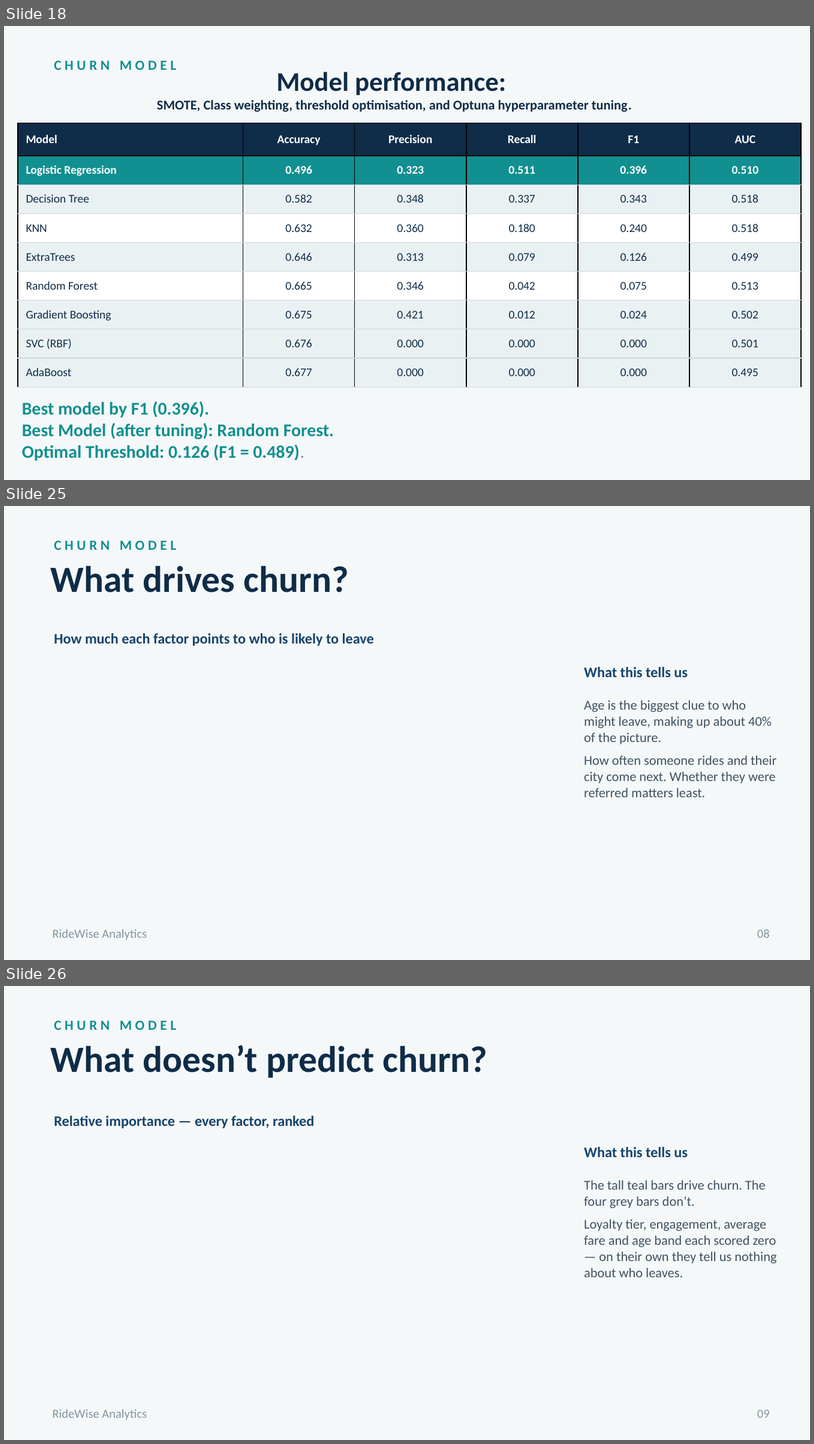
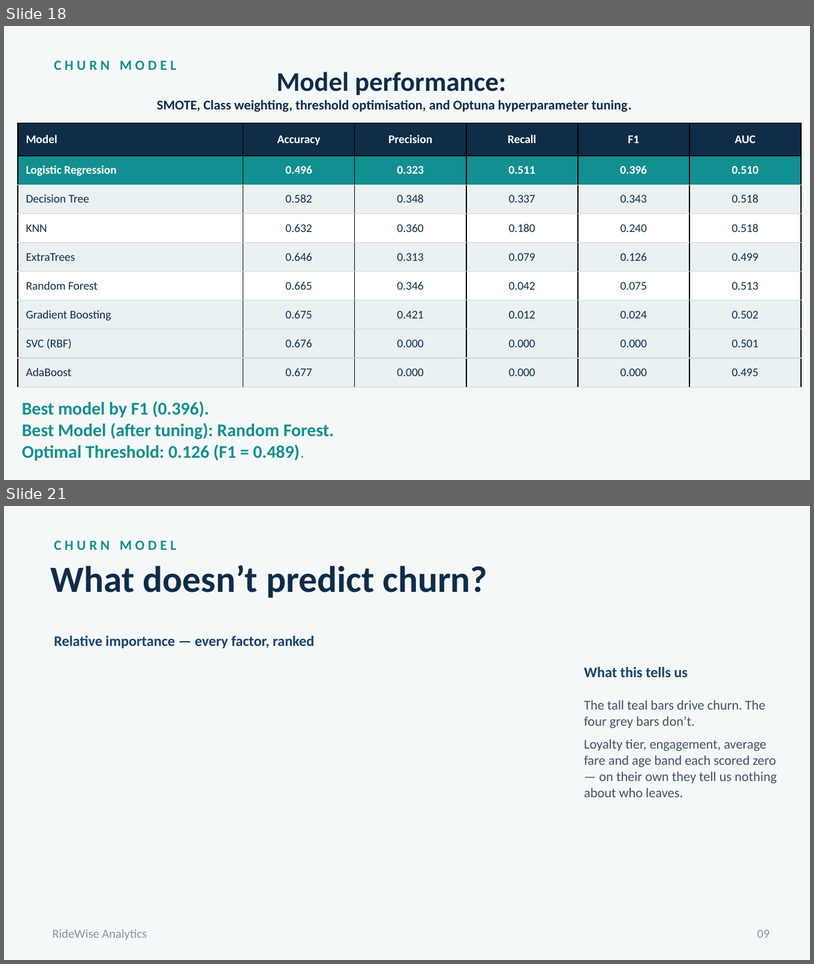
Before and after one commit to Queentutsi/RideWise-Project, a slide deck: Data/RideWise Churn Probabbility.pptx. Shown one above the other, each under a label of ours: slides 18, 25 and 26 before the commit, slides 18 and 21 after it; the slides between them are not shown. The pictures are 814x1444 and 814x964 pixels, drawn with LibreOffice and Linux fonts; fonts in the diff are those of the drawing; background and template pictures are left out. Boxes give left, top, right and bottom in pixels: in the first picture for what was removed or moved away, otherwise in the second. Text is boxed around its words. In the diff, an @@ line names an element or a change of style, - is before the commit and + after.

Commit message:
feature engineering and model training

```diff
--- a/Data/RideWise Churn Probabbility.pptx
+++ b/Data/RideWise Churn Probabbility.pptx
@@ slide 25 removed at bbox=[4, 506, 810, 960], background #F5F8F9 @@
@@ text removed at bbox=[54, 540, 176, 550] @@
-CHURN MODEL
@@ title removed at bbox=[51, 565, 348, 592] @@
-What drives churn?
@@ text removed at bbox=[54, 633, 374, 646] @@
-How much each factor points to who is likely to leave
@@ text removed at bbox=[584, 667, 688, 677] @@
-What this tells us
@@ text removed at bbox=[584, 700, 777, 797] @@
-Age is the biggest clue to who might leave, making up about 40% of the picture.
-How often someone rides and their city come next. Whether they were referred matters least.
@@ text removed at bbox=[53, 929, 147, 939] @@
-RideWise Analytics
@@ text removed at bbox=[758, 929, 770, 937] @@
-08
@@ what was slide 26 is now slide 21 @@
```
Also in this commit, not shown: 4 slides changed, 1 slide added, 5 other slides removed, 9 other files.
